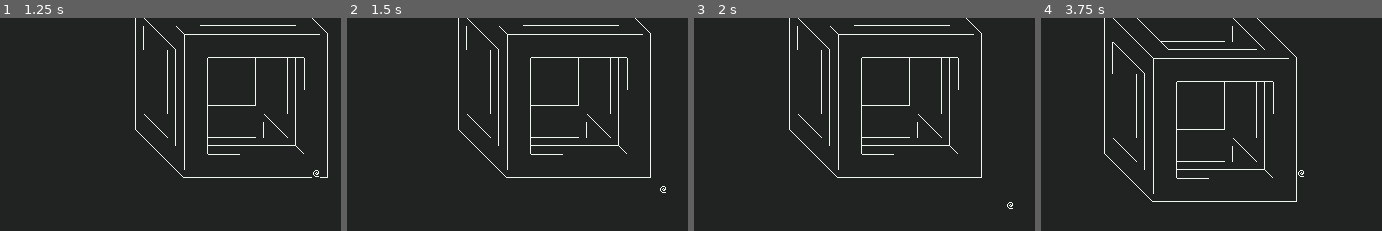
Above: before the commit, frames 1-4 (left to right).
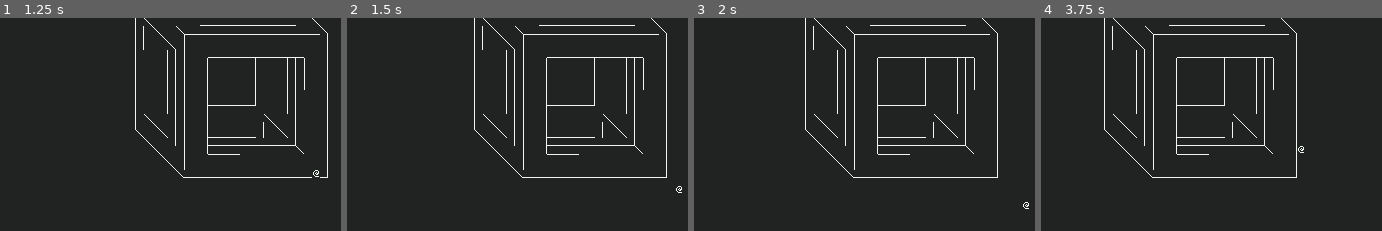
Above: after the commit, the same moments.

Repository: microaeris/ggj-2021
Game: Godot game, scene res://scenes/main.tscn
The game is run twice, just before and just after one commit, with the same random seed, the same clock (stepped at 60 frames per second) and the same inputs.
Inputs:
- Up to frame 1 (1.25 s): tap Enter (ui_accept) at 0.5 s; hold Right (ui_right) from 0.53 s (still down); hold J (grab) from 0.53 s (still down); tap Space (jump) at 0.77, 0.8, 1.07 s
- Up to frame 2 (1.5 s): release Right (ui_right) at 1.28 s; release J (grab) at 1.28 s; hold Down (ui_down) from 1.28 s (still down); tap Space (jump) at 1.35 s
- Up to frame 3 (2 s): keep holding Down (ui_down); tap Space (jump) at 1.52, 1.82 s; tap J (grab) at 1.55 s
- Up to frame 4 (3.75 s): tap Enter (ui_accept) at 2 s; release Down (ui_down) at 2.03 s; hold Right (ui_right) 2.03-2.78 s; hold J (grab) 2.03-2.78 s; tap Space (jump) at 2.3, 3.02, 3.32 s; hold Up (ui_up) 2.78-3.53 s; tap J (grab) at 2.85 s; hold Left (ui_left) from 3.53 s (still down); hold Space (jump) from 3.53 s (still down)

Frame 1 is identical in both runs. In frame 2, 3.3% of the frame differs, in the area x 32-99%, y 0-83%; in frame 3, 3.3%; in frame 4, 3.1%.

Commit message:
jumping floats at peak of jump

Diff:
--- a/scripts/player.gd
+++ b/scripts/player.gd
@@ -3,20 +3,30 @@
 ## Notes
 
 # Each block has 3 spaces wide for players to stand and two blocks deep.
+
+## Enums
+
+enum player_action_t {
+	STANDING,
+	GRABBING,
+	JUMPING,
+	FLOATING,
+	FALLING,
+}
 
 ## Consts
 
 const BUTTON_WAIT_MS: float = .25
 const MAX_JUMP_HEIGHT: int = 4
 # Time between vertical movements
-const VERT_MOVE_WAIT_S: float = 0.0 # .1
+const VERT_MOVE_WAIT_S: float = .05
+# Time floating at the max height
+const FLOAT_TIME_S: float = .2
 
 ## Locals
 
 var player_pos: Vector3 = Vector3(0,0,0)  # In char map coords
-var player_grabbing: bool = false
-var player_jumping: bool = false
-var player_falling: bool = false
+var player_action: int = player_action_t.STANDING
 var up_pressed: bool = false
 var down_pressed: bool = false
 var left_pressed: bool = false
@@ -28,6 +38,7 @@
 var player_cur_jump_height: float = 0.0
 var vertical_velocity: float = 0.0
 var vertical_acceleration: float = 0.0
+var float_time_delta: float = 0.0
 
 onready var char_map_node = $"../Renderer/CharMap"
 onready var camera_node = $"../Renderer/Camera"
@@ -97,17 +108,17 @@
 		wasd_press_delta = 0.0
 	elif event.is_action_pressed("grab"):
 		handled = true
-		if not player_jumping and not player_falling:
-			player_grabbing = true
+		if player_action == player_action_t.STANDING:
+			player_action = player_action_t.GRABBING
 	elif event.is_action_released("grab"):
 		handled = true
-		player_grabbing = false
+		player_action = player_action_t.GRABBING
 		wasd_press_delta = 0.0
 	elif event.is_action_pressed("jump"):
 		handled = true
 		# This line prevents double jumping and chaining jumps.
-		if not player_grabbing and not player_jumping and not player_falling:
-			player_jumping = true
+		if player_action == player_action_t.STANDING:
+			player_action = player_action_t.JUMPING
 			handle_jump_and_fall(true)
 
 	if handled:
@@ -145,7 +156,7 @@
 	if start_new_jump:
 		player_cur_jump_height = 1
 		new_pos.z += 1
-	elif player_jumping:
+	elif player_action == player_action_t.JUMPING:
 		vert_move_delta += delta
 		# Add a delay between frames
 		if vert_move_delta >= VERT_MOVE_WAIT_S:
@@ -154,11 +165,10 @@
 				player_cur_jump_height += 1
 				new_pos.z += 1
 			elif player_cur_jump_height == MAX_JUMP_HEIGHT:
-				player_jumping = false
-				player_falling = true
-				player_cur_jump_height = 0
-				# Pause at top frame for 1 tick, so don't do `new_pos.z -= 1`.
-	elif player_falling:
+				start_floating()
+	elif player_action == player_action_t.FLOATING:
+		handle_floating(delta)
+	elif player_action == player_action_t.FALLING:
 		total_fall_time += delta
 		vert_move_delta += delta
 		# Add a delay between frames
@@ -171,9 +181,25 @@
 		set_pos(new_pos)
 	else:
 		# Collided with map and so now player is done falling.
-		player_falling = false
+		player_action = player_action_t.STANDING
 		vert_move_delta = 0.0
 		total_fall_time = 0.0
+
+
+func start_floating() -> void:
+	# Pause at top frame for n ticks, so don't do `new_pos.z -= 1`.
+	# Just started floating
+	assert(float_time_delta == 0)
+	player_action = player_action_t.FLOATING
+	player_cur_jump_height = 0
+
+
+func handle_floating(delta: float) -> void:
+	assert(player_action == player_action_t.FLOATING)
+	float_time_delta += delta
+	if float_time_delta >= FLOAT_TIME_S:
+		float_time_delta = 0
+		player_action = player_action_t.FALLING
 
 
 func set_pos_voxel_coord(pos: Vector3) -> bool:
@@ -220,7 +246,8 @@
 		return player_pos
 
 	# Check if player is now falling
-	if not map_node.is_there_voxel_below(map_pos) and map_pos.z > 0:
-		player_falling = true
+	if player_action == player_action_t.STANDING:
+		if not map_node.is_there_voxel_below(map_pos) and map_pos.z > 0:
+			player_action = player_action_t.FALLING
 
 	return new_pos
